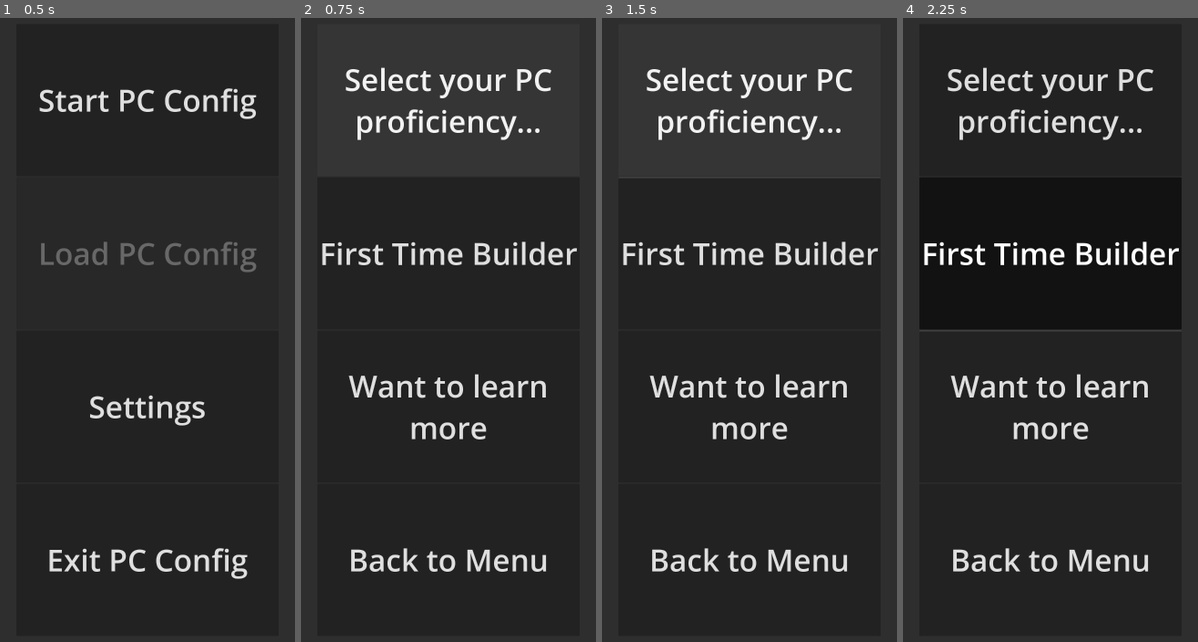
Above: before the commit, frames 1-4 (left to right).
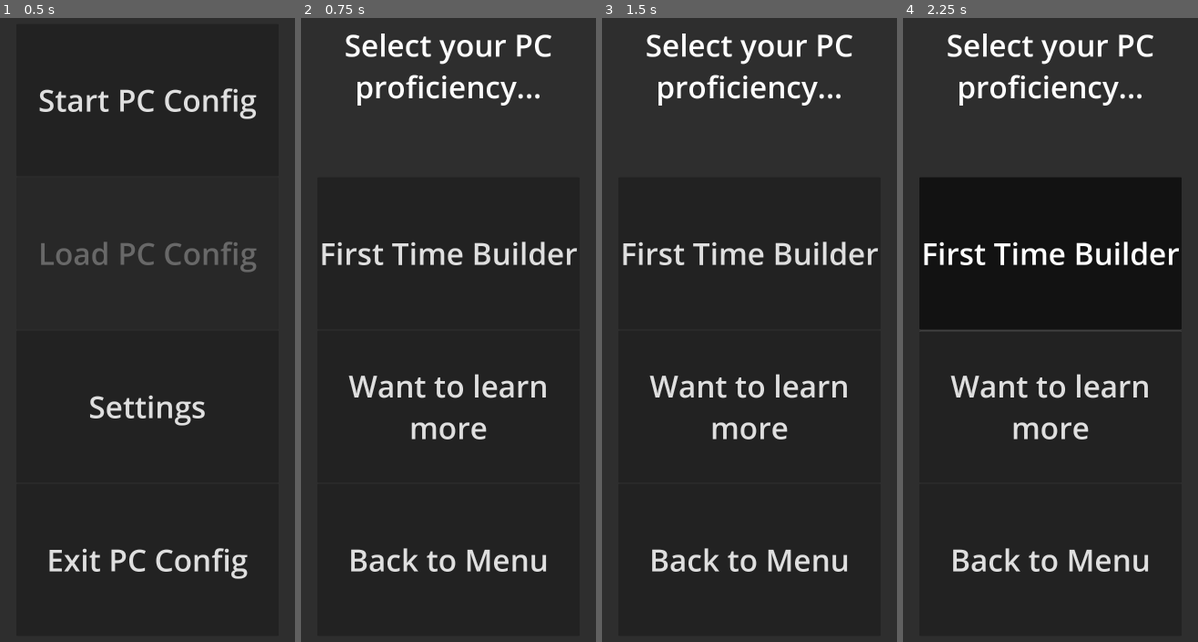
Above: after the commit, the same moments.

Repository: Bibs628/UX-DesignMIB2_SoSe2024-25
Game: Godot game, scene res://Scenes/Menu.tscn
Same seed, same stepped clock (60 frames per second), same inputs: the game is played once before the commit and once after it.
Inputs (mouse positions are in pixels of both pictures, inside the frame that each line leads up to):
- Up to frame 1 (0.5 s): no input
- Up to frame 2 (0.75 s): click "Start PC Config" at 0.5 s
- Up to frame 3 (1.5 s): click (749, 99) at 1.25 s, where only the run before the commit has a clickable "Select your PC proficiency..."
- Up to frame 4 (2.25 s): click "First Time Builder" at 2 s

Frame 1 is identical in both runs. In frame 2, 3.3% of the frame differs, in the area x 15-85%, y 2-20%; in frame 3, 3.3%; in frame 4, 3.4%.

Commit message:
feat: minor adjustment configsetup

Diff:
--- a/godotproject/Scenes/ConfigSetup.tscn
+++ b/godotproject/Scenes/ConfigSetup.tscn
@@ -19,17 +19,14 @@
 custom_minimum_size = Vector2(864, 50)
 layout_mode = 2
 
-[node name="Start" type="MenuButton" parent="Main"]
+[node name="Header" type="RichTextLabel" parent="Main"]
 custom_minimum_size = Vector2(0, 500)
 layout_mode = 2
-theme_override_font_sizes/font_size = 100
-toggle_mode = false
-text = "Select your PC proficiency..."
-flat = false
-text_overrun_behavior = 2
-autowrap_mode = 2
+theme_override_font_sizes/normal_font_size = 100
+bbcode_enabled = true
+text = "[center]Select your PC proficiency...[/center]"
 
-[node name="Load" type="MenuButton" parent="Main"]
+[node name="Newbie" type="MenuButton" parent="Main"]
 custom_minimum_size = Vector2(0, 500)
 layout_mode = 2
 theme_override_font_sizes/font_size = 100
--- a/godotproject/Script/ConfigSetup.gd
+++ b/godotproject/Script/ConfigSetup.gd
@@ -1,14 +1,21 @@
 extends CenterContainer
 
-@onready var beginner := $Main/Start
 @onready var back_to_menu := $Main/BackToMain
+@onready var header := $Main/Header
+@onready var newbie := $Main/Newbie
 
 
 func _ready():
 	back_to_menu.pressed.connect(back_to_main_menu)
+	#header.text = "hi"
+	newbie.pressed.connect(say_hi)
 
 
 func back_to_main_menu():
 	var loading_screen := LoadingScreen.new()
 	loading_screen.target_scene = "res://Scenes/Menu.tscn"
 	get_tree().change_scene_to_file("res://Scenes/LoadingScreen.tscn")
+
+
+func say_hi():
+	print("hi")
Not shown: 1 places in godotproject/Script/Resources/ComputerParts/Test/test.tres that only renumber resources
